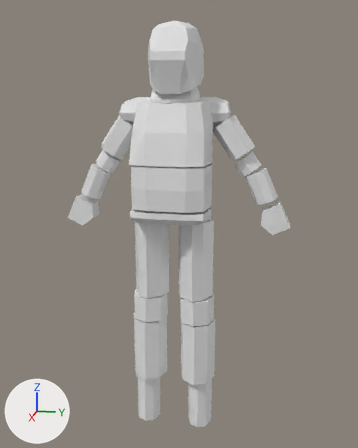
The Blender file Character Creator for Video Games Design take1.blend as it was, and as the next commit left it.
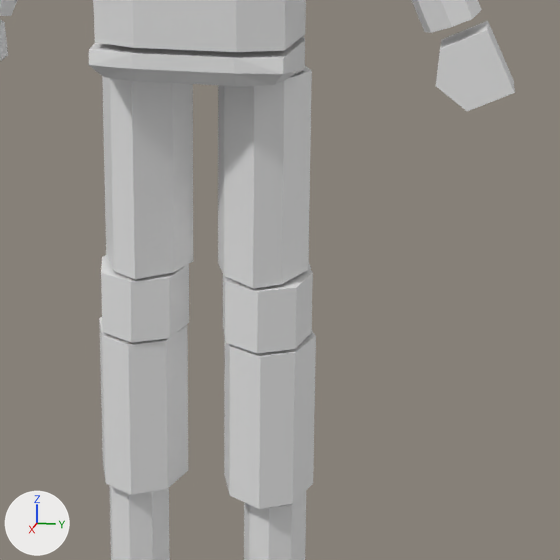
Old and new are each drawn whole from a 50 mm camera at (4.65, 0.98, 3.89) aimed at (0.01, 0.06, 2.73) and again close up on the part from 27% to 86% of the width and 43% to 90% of the height. The lights are fixed; the arrows at lower left show +X, +Y and +Z.

In view in the first close-up: 'Hand', 'Knees', 'Lower Leg', 'Lower Leg.001', 'Lowertorso', 'Uper leg', 'Waist', 'lowerArm'.
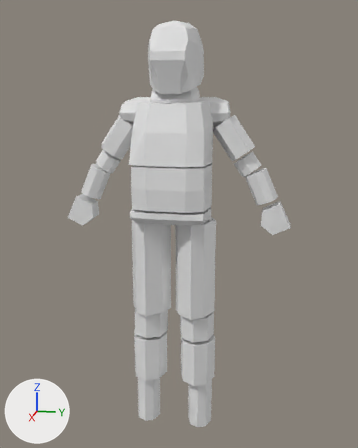
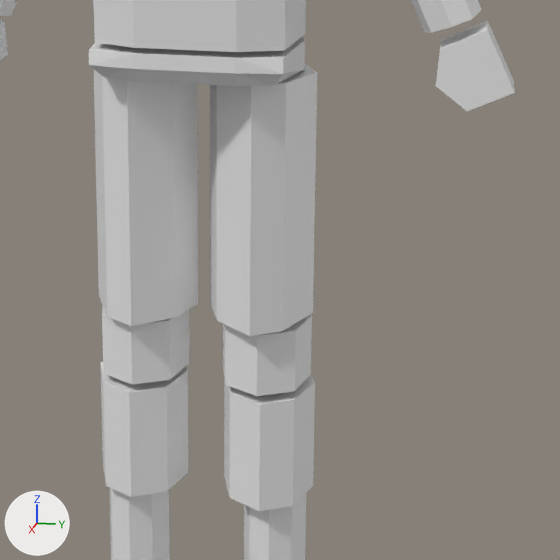
Commit message: did some more fixing

Boxes [x1, y1, x2, y2] around the edits, measured in the close-ups (560 x 560 px):
```json
{"object": "Uper leg", "change": "moved, rescaled", "before": [102, 66, 312, 289], "after": [94, 64, 317, 336], "on screen": "6% wider, 22% taller"}
{"object": "Lower Leg", "change": "moved, rescaled", "before": [99, 317, 316, 509], "after": [100, 362, 315, 511], "on screen": "22% shorter"}
{"object": "Knees", "change": "moved", "before": [101, 255, 313, 354], "after": [102, 307, 312, 396]}
```

The change, as JSON lines over the scene's bpy script:
```json
{"op": "set", "path": "ob_uper_leg.location", "old": "(0.0, 0.223, 2.403)", "new": "(0.031, 0.223, 2.324)"}
{"op": "set", "path": "ob_uper_leg.scale", "old": "(0.221, 0.174, 0.388)", "new": "(0.251, 0.198, 0.469)"}
{"op": "set", "path": "ob_knees.location", "old": "(0.0, 0.24, 1.882)", "new": "(0.0, 0.24, 1.71)"}
{"op": "set", "path": "ob_lower_leg.location", "old": "(0.0, 0.252, 1.433)", "new": "(0.0, 0.252, 1.332)"}
{"op": "set", "path": "ob_lower_leg.scale", "old": "(0.221, 0.178, 0.315)", "new": "(0.221, 0.178, 0.223)"}
```
